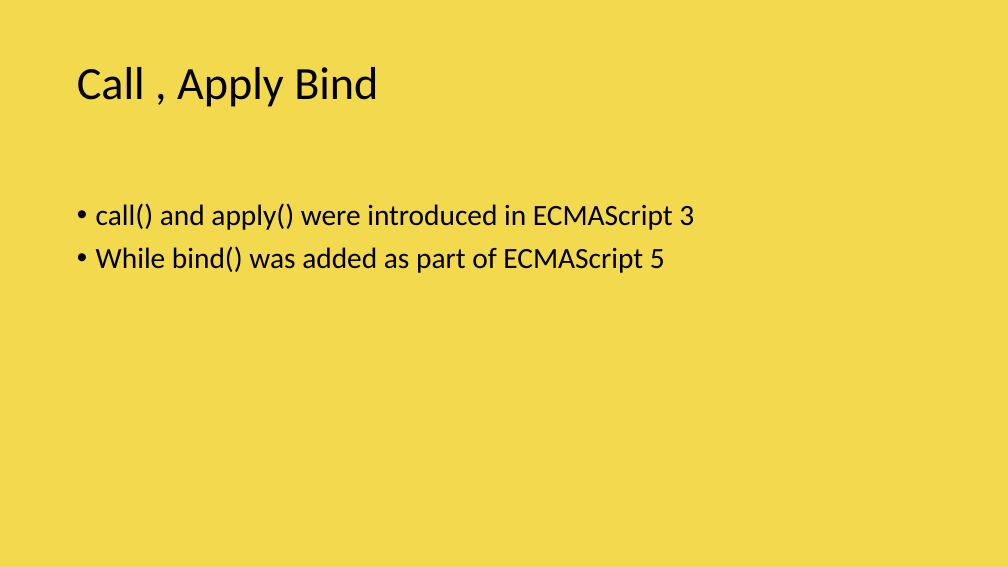
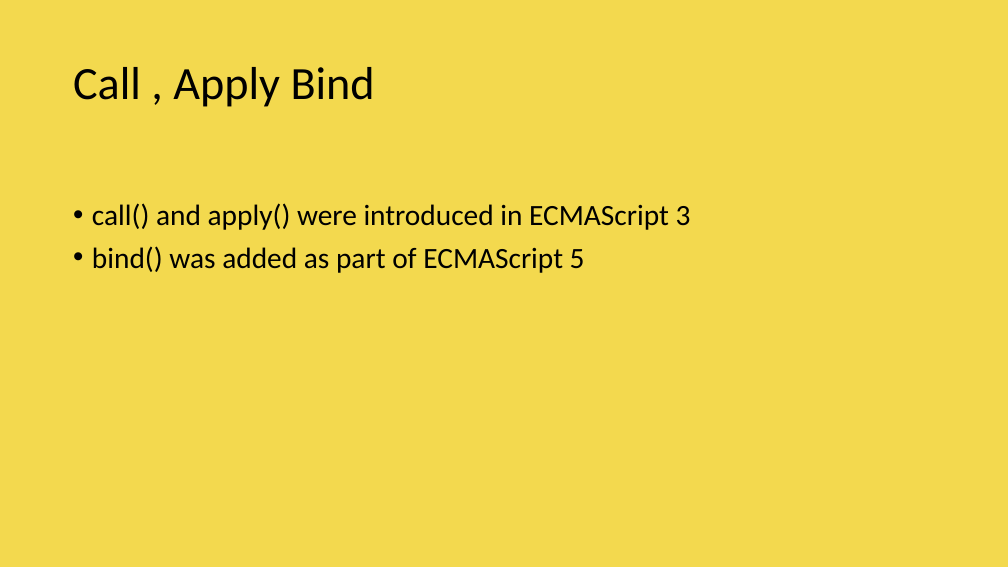
Before and after one commit to vishwanantha/javascript-101, a slide deck: slide 8 of ppt/004 - Call Apply Bind.pptx (slide 2 before the commit). Drawn at 1008x567 pixels with LibreOffice and Linux fonts; fonts in the diff are those of the drawing. Boxes give left, top, right and bottom in pixels: in the first picture for what was removed or moved away, otherwise in the second. Text is boxed around its words. In the diff, an @@ line names an element or a change of style, - is before the commit and + after.

```diff
--- a/ppt/004 - Call Apply Bind.pptx
+++ b/ppt/004 - Call Apply Bind.pptx
@@ title "Call , Apply Bind": place and size @@
-title "Call , Apply Bind" at (77,67,378,107)
+title "Call , Apply Bind" at (73,67,375,107)
@@ text at (92,246,585,273): text changed @@
-• While bind() was added as part of ECMAScript 5
+• bind() was added as part of ECMAScript 5
```
Also in this commit, not shown: 3 other slides changed, 24 slides added, 1 slide removed, 1 other file.
